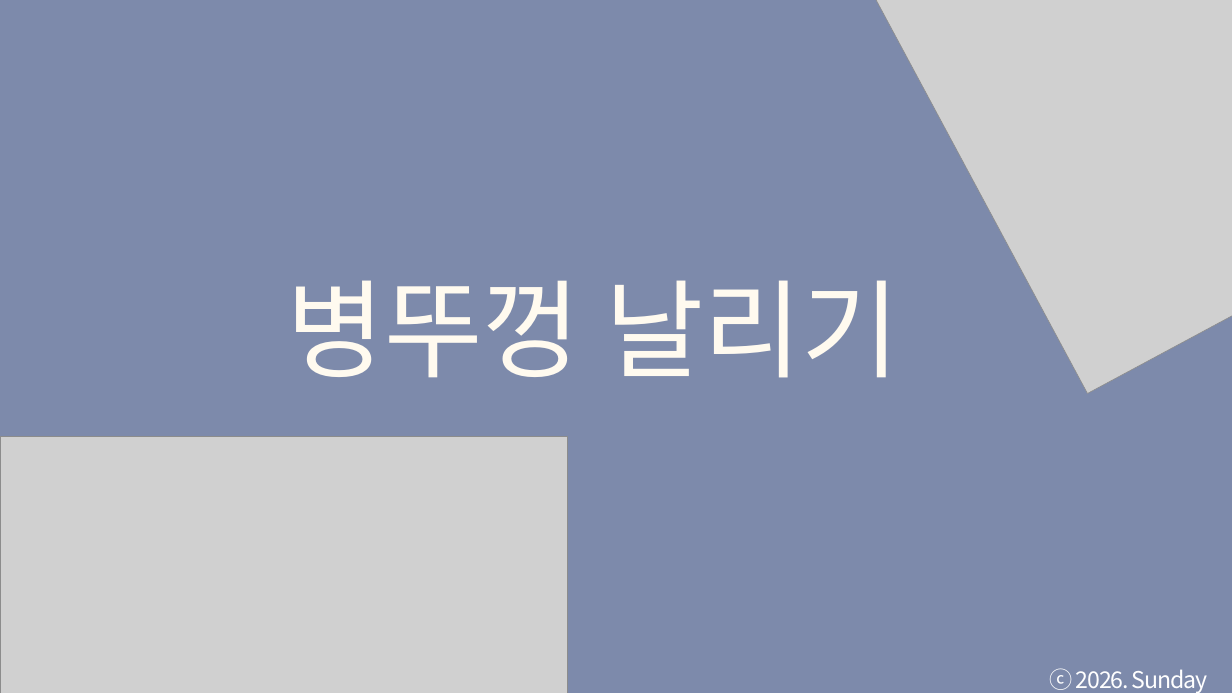
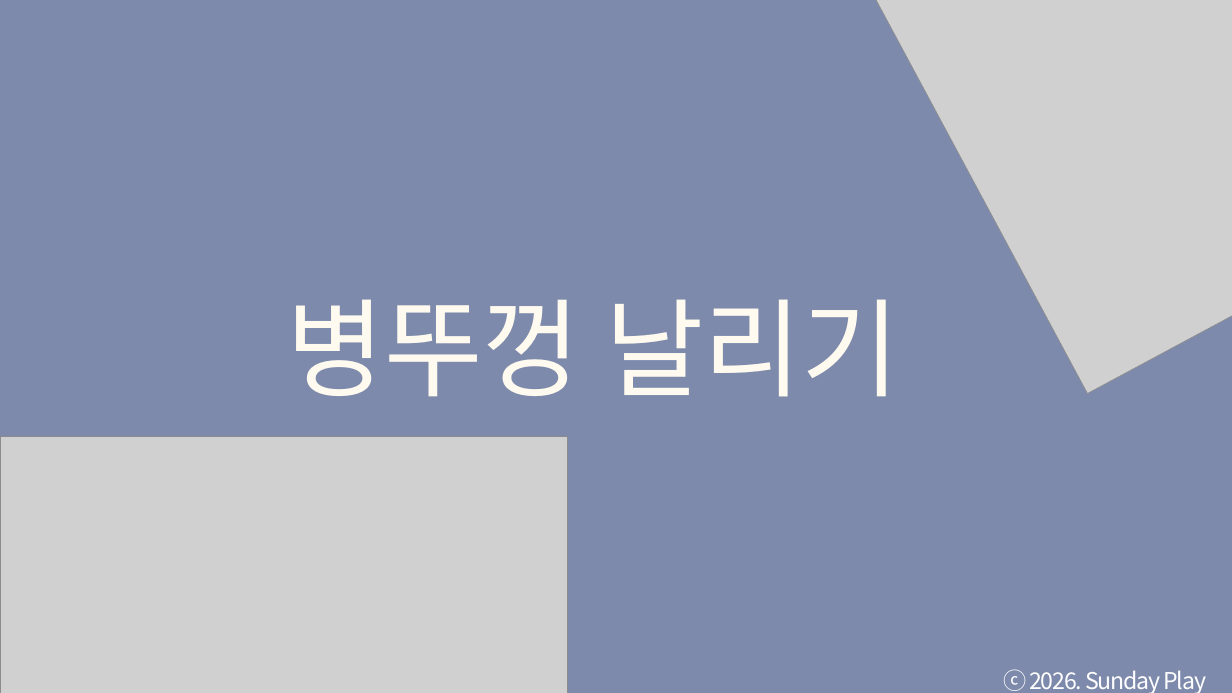
Before and after one commit to tkdgns25300/sunday_play, a slide deck: slide 1 of public/downloads/games/bottle-cap-flick/rules.pptx. Drawn at 1232x693 pixels with LibreOffice and Linux fonts; fonts in the diff are those of the drawing; grey boxes stand for pictures. Boxes give left, top, right and bottom in pixels: in the first picture for what was removed or moved away, otherwise in the second. Text is boxed around its words. In the diff, an @@ line names an element or a change of style, - is before the commit and + after.

```diff
--- a/public/downloads/games/bottle-cap-flick/rules.pptx
+++ b/public/downloads/games/bottle-cap-flick/rules.pptx
@@ text "병뚜껑 날리기": place and size @@
-text "병뚜껑 날리기" at [286, 280, 900, 378]
+text "병뚜껑 날리기" at [286, 299, 900, 397]
@@ text "병뚜껑 날리기" at [286, 299, 900, 397]: font Lato to Noto Sans CJK KR @@
@@ text "ⓒ 2026. Sunday Play" rewrapped from [1050, 668, 1207, 693] to [1003, 669, 1206, 693] @@
```
Also in this commit, not shown: 4 other slides changed, 3 other files.
